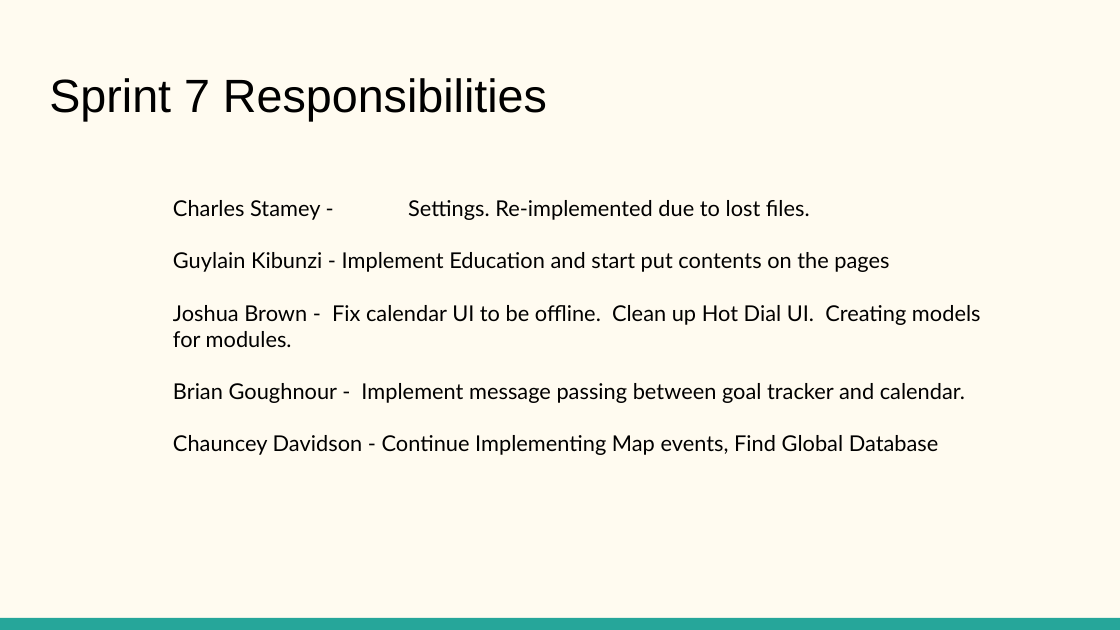
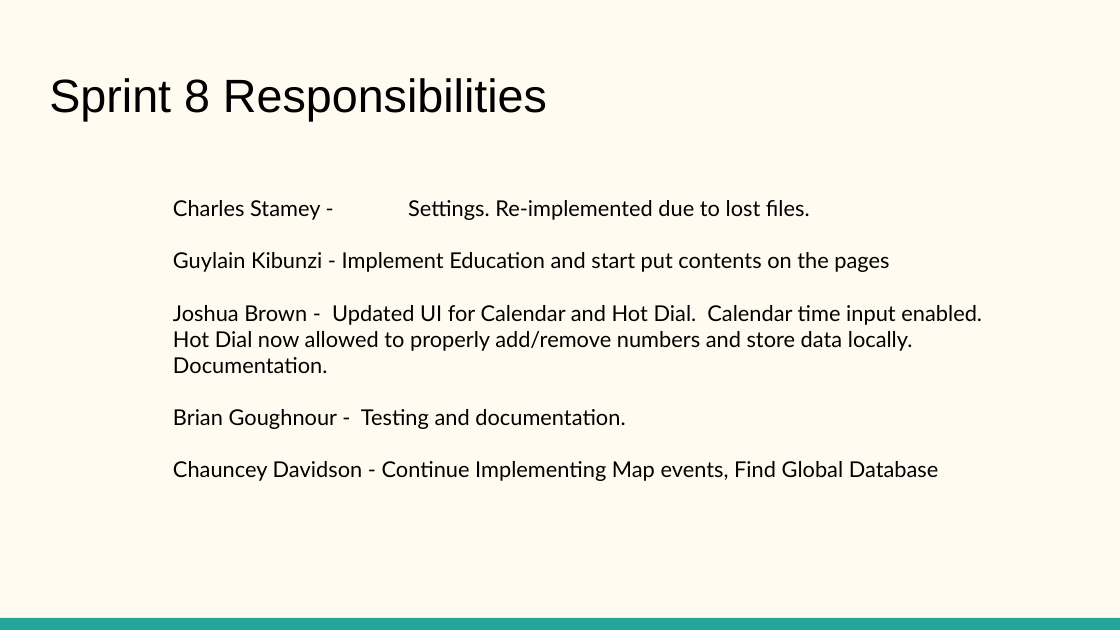
Before and after one commit to stevieclean/UNCG-CSE-Senior_Proj, a slide deck: slide 3 of presentation/Progress Report 7.pptx. Drawn at 1120x630 pixels with LibreOffice and Linux fonts; fonts in the diff are those of the drawing. Boxes give left, top, right and bottom in pixels: in the first picture for what was removed or moved away, otherwise in the second. Text is boxed around its words. In the diff, an @@ line names an element or a change of style, - is before the commit and + after.

```diff
--- a/presentation/Progress Report 7.pptx
+++ b/presentation/Progress Report 7.pptx
@@ title at bbox=[49, 78, 547, 121]: text changed @@
-Sprint 7 Responsibilities
+Sprint 8 Responsibilities
@@ text at bbox=[173, 305, 982, 429]: text changed @@
-Joshua Brown - Fix calendar UI to be offline. Clean up Hot Dial UI. Creating models for modules.
-Brian Goughnour - Implement message passing between goal tracker and calendar.
+Joshua Brown - Updated UI for Calendar and Hot Dial. Calendar time input enabled. Hot Dial now allowed to properly add/remove numbers and store data locally. Documentation.
+Brian Goughnour - Testing and documentation.
```
Also in this commit, not shown: 2 other slides changed, 4 slides added, 2 slides removed.
